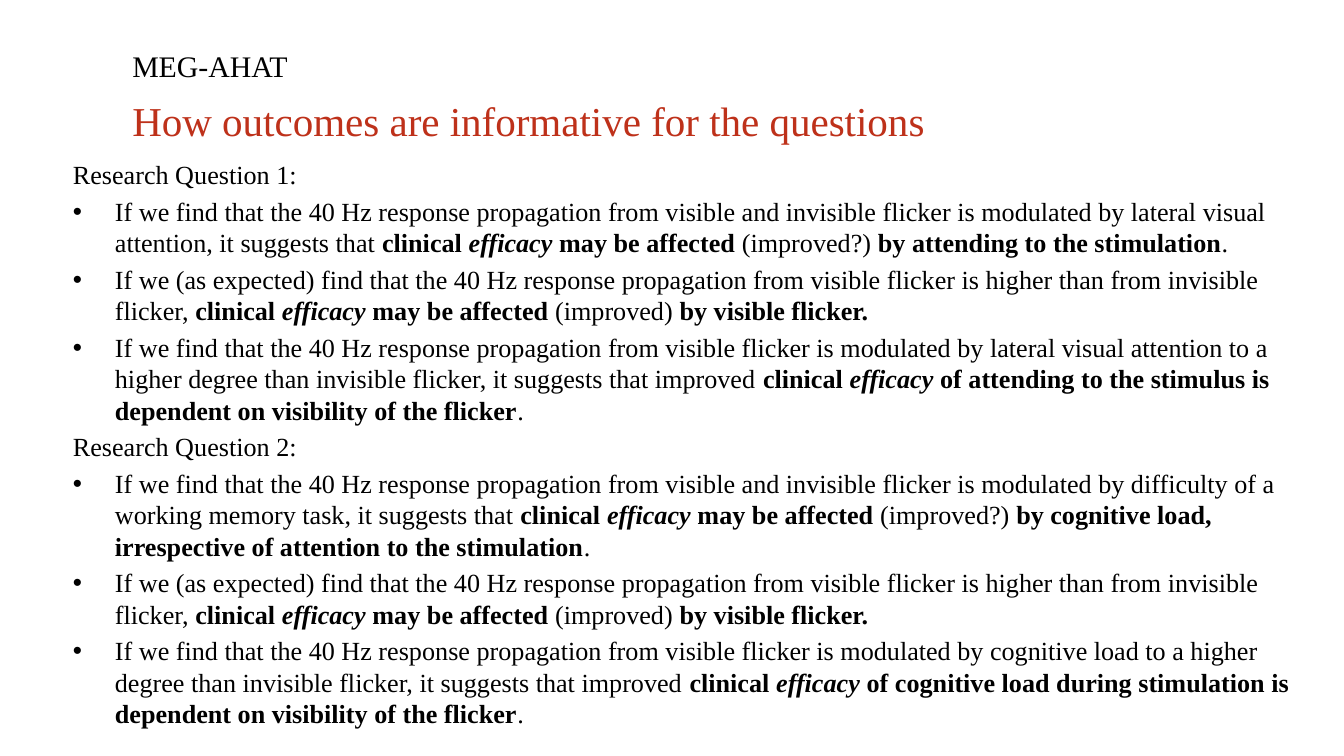
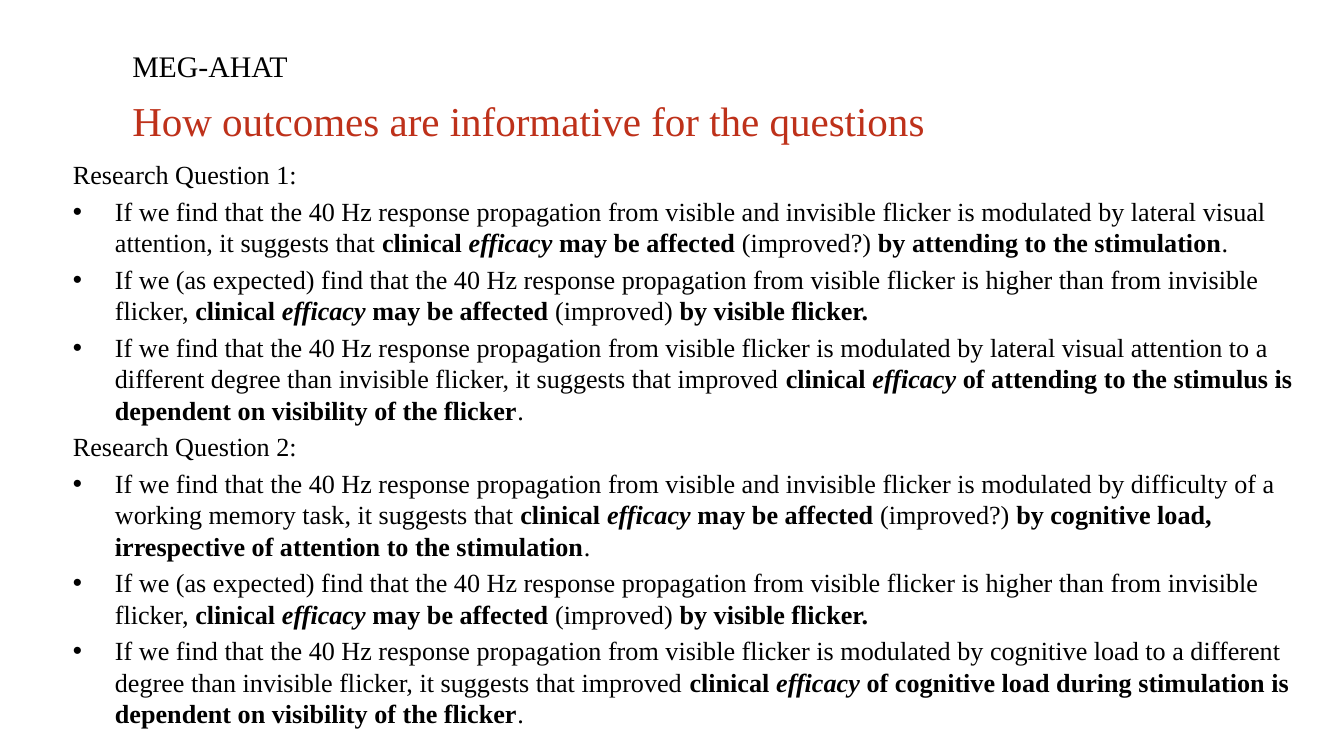
Before and after one commit to henneysq/meg-ahat, a slide deck: slide 7 of protocol/Invisible-Flicker_aka_MEG-AHAT_project_PPM.pptx. Drawn at 1344x756 pixels with LibreOffice and Linux fonts; fonts in the diff are those of the drawing; background and template pictures are left out. Boxes give left, top, right and bottom in pixels: in the first picture for what was removed or moved away, otherwise in the second. Text is boxed around its words. In the diff, an @@ line names an element or a change of style, - is before the commit and + after.

Commit message:
neutralised impact statement direactions

```diff
--- a/protocol/Invisible-Flicker_aka_MEG-AHAT_project_PPM.pptx
+++ b/protocol/Invisible-Flicker_aka_MEG-AHAT_project_PPM.pptx
@@ text at bbox=[115, 338, 1292, 426]: text changed @@
-• If we find that the 40 Hz response propagation from visible flicker is modulated by lateral visual attention to a higher degree than invisible flicker, it suggests that improved clinical efficacy of attending to the stimulus is dependent on visibility of the flicker.
+• If we find that the 40 Hz response propagation from visible flicker is modulated by lateral visual attention to a different degree than invisible flicker, it suggests that improved clinical efficacy of attending to the stimulus is dependent on visibility of the flicker.
@@ text at bbox=[115, 641, 1288, 729]: text changed @@
-• If we find that the 40 Hz response propagation from visible flicker is modulated by cognitive load to a higher degree than invisible flicker, it suggests that improved clinical efficacy of cognitive load during stimulation is dependent on visibility of the flicker.
+• If we find that the 40 Hz response propagation from visible flicker is modulated by cognitive load to a different degree than invisible flicker, it suggests that improved clinical efficacy of cognitive load during stimulation is dependent on visibility of the flicker.
```
